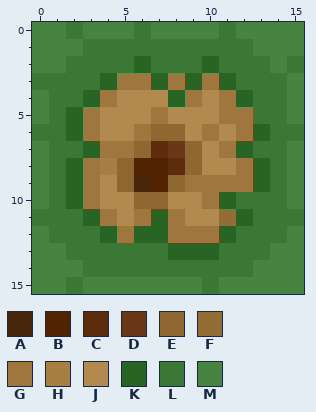
File history of a pixel-art sprite, godot/assets/TierraSeed.png. The picture above was drawn from the file before the commit.
The file is 16x16 pixels.
Palette (. is transparent): A #47260a  B #522300  C #5c2c0c  D #6a3717  E #8e6830  F #946d34  G #9f773e  H #a77f45  J #b2894f  K #286524  L #3b7735  M #488441
Pixels before, first column x 0:
 0 MMLMMMLMMMMLMMMM
 1 MMMLLLLLLLLLLMMM
 2 MMLLLLKLLLKLLLML
 3 LLLLKGGKGKGKLLLM
 4 MLLKGJJJKGJGKLLM
 5 MLKGJJJGJJJGGLLM
 6 LLKGJJGEEJGJGKLL
 7 MLLKGGECDEJGKLLM
 8 MLKGHEBBCEJJGKLM
 9 MLKGJEABEGGGGKLM
10 MLKGJJEEJJGKLLLM
11 LLLKGJGKGJJFKLLL
12 MLLLKGKKGGGKLLLM
13 MMLLLLLLKKKLLLMM
14 MMMLLLLLLLLLLMMM
15 MMLMMMMMMMLMMMMM
And afterwards:
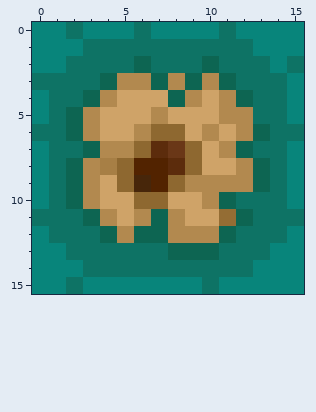
Difference:
colour G: #9f773e -> #b2894f
colour J: #b2894f -> #cfa368
colour K: #286524 -> #0d6552
colour L: #3b7735 -> #0e7365
colour M: #488441 -> #08857b
